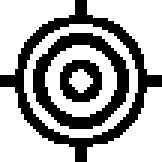
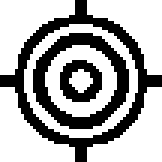
Before/after of a (162, 162) layered artwork. What changed in the layer stack:
added layer "Layer copy #4" above "Background copy" over (x1=45, y1=51, x2=99, y2=96)
